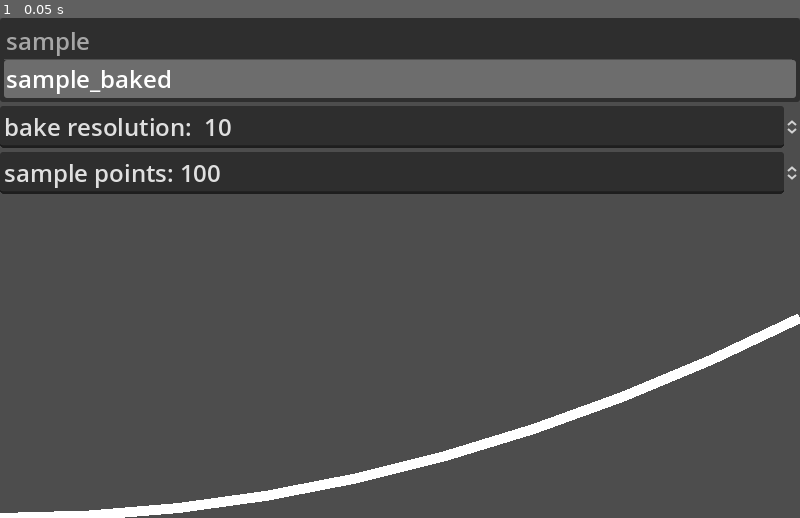
Above: before the commit, frame 1.
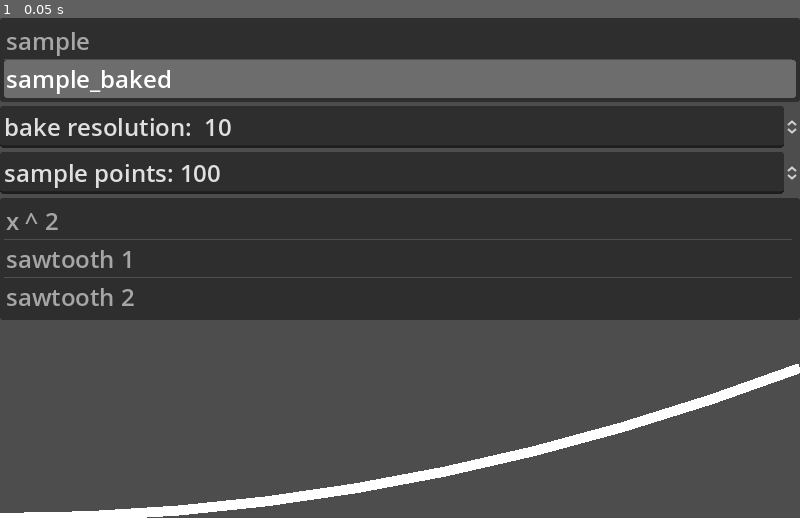
Above: after the commit, the same moment.

Repository: tektrip-biggles/Godot_MRP_CurveError
Game: Godot game, scene res://main.tscn
Two runs of this game, one before a commit and one after it. Both use one fixed random seed, a clock stepped at 60 frames per second and the inputs below.
Inputs:
- Up to frame 1 (0.05 s): no input

The runs differ from the first frame. In frame 1, 27% of the frame differs, in the area x 0-100%, y 36-100%.

Commit message:
Added selector to switch between curves & added both "sawtooth" curves from `test_curve.h`

Diff:
--- a/main.gd
+++ b/main.gd
@@ -6,17 +6,7 @@
 # Called when the node enters the scene tree for the first time.
 func _ready():
 	my_curve = Curve.new()
-	my_curve.add_point(Vector2(0.0,  0), 000, 000, Curve.TANGENT_FREE,Curve.TANGENT_FREE)
-	my_curve.add_point(Vector2(0.1,  1), 020, 020, Curve.TANGENT_FREE,Curve.TANGENT_FREE)
-	my_curve.add_point(Vector2(0.2,  4), 040, 040, Curve.TANGENT_FREE,Curve.TANGENT_FREE)
-	my_curve.add_point(Vector2(0.3,  9), 060, 060, Curve.TANGENT_FREE,Curve.TANGENT_FREE)
-	my_curve.add_point(Vector2(0.4, 16), 080, 080, Curve.TANGENT_FREE,Curve.TANGENT_FREE)
-	my_curve.add_point(Vector2(0.5, 25), 100, 100, Curve.TANGENT_FREE,Curve.TANGENT_FREE)
-	my_curve.add_point(Vector2(0.6, 36), 120, 120, Curve.TANGENT_FREE,Curve.TANGENT_FREE)
-	my_curve.add_point(Vector2(0.7, 49), 140, 140, Curve.TANGENT_FREE,Curve.TANGENT_FREE)
-	my_curve.add_point(Vector2(0.8, 64), 160, 160, Curve.TANGENT_FREE,Curve.TANGENT_FREE)
-	my_curve.add_point(Vector2(0.9, 81), 180, 180, Curve.TANGENT_FREE,Curve.TANGENT_FREE)
-	my_curve.add_point(Vector2(1.0,100), 200, 200, Curve.TANGENT_FREE,Curve.TANGENT_FREE)
+	switch_curve("x ^ 2")
 	$VBoxContainer/ItemList.select(1)
 	refresh()
 
@@ -24,6 +14,35 @@
 # Called every frame. 'delta' is the elapsed time since the previous frame.
 func _process(delta):
 	pass
+
+func switch_curve(curve_name):
+	my_curve.clear_points()
+	match curve_name:
+		"x ^ 2":
+			my_curve.add_point(Vector2(0.0, 0.00), 0.0, 0.0, Curve.TANGENT_FREE,Curve.TANGENT_FREE)
+			my_curve.add_point(Vector2(0.1, 0.01), 0.2, 0.2, Curve.TANGENT_FREE,Curve.TANGENT_FREE)
+			my_curve.add_point(Vector2(0.2, 0.04), 0.4, 0.4, Curve.TANGENT_FREE,Curve.TANGENT_FREE)
+			my_curve.add_point(Vector2(0.3, 0.09), 0.6, 0.6, Curve.TANGENT_FREE,Curve.TANGENT_FREE)
+			my_curve.add_point(Vector2(0.4, 0.16), 0.8, 0.8, Curve.TANGENT_FREE,Curve.TANGENT_FREE)
+			my_curve.add_point(Vector2(0.5, 0.25), 1.0, 1.0, Curve.TANGENT_FREE,Curve.TANGENT_FREE)
+			my_curve.add_point(Vector2(0.6, 0.36), 1.2, 1.2, Curve.TANGENT_FREE,Curve.TANGENT_FREE)
+			my_curve.add_point(Vector2(0.7, 0.49), 1.4, 1.4, Curve.TANGENT_FREE,Curve.TANGENT_FREE)
+			my_curve.add_point(Vector2(0.8, 0.64), 1.6, 1.6, Curve.TANGENT_FREE,Curve.TANGENT_FREE)
+			my_curve.add_point(Vector2(0.9, 0.81), 1.8, 1.8, Curve.TANGENT_FREE,Curve.TANGENT_FREE)
+			my_curve.add_point(Vector2(1.0, 1.00), 2.0, 2.0, Curve.TANGENT_FREE,Curve.TANGENT_FREE)
+
+		"sawtooth 1": # Taken from test_curve.h
+			my_curve.add_point(Vector2(0.00, 0.0))
+			my_curve.add_point(Vector2(0.25, 1.0))
+			my_curve.add_point(Vector2(0.50, 0.0))
+			my_curve.add_point(Vector2(0.75, 1.0))
+
+		"sawtooth 2": # Taken from test_curve.h
+			my_curve.add_point(Vector2(0.00, 0.0), 0.0, 0.0, Curve.TANGENT_LINEAR, Curve.TANGENT_LINEAR)
+			my_curve.add_point(Vector2(0.25, 1.0), 0.0, 0.0, Curve.TANGENT_LINEAR, Curve.TANGENT_LINEAR)
+			my_curve.add_point(Vector2(0.50, 0.0), 0.0, 0.0, Curve.TANGENT_LINEAR, Curve.TANGENT_LINEAR)
+			my_curve.add_point(Vector2(0.75, 1.0), 0.0, 0.0, Curve.TANGENT_LINEAR, Curve.TANGENT_LINEAR)
+
 
 func refresh():
 	var bake_resolution  = $VBoxContainer/BakeResolution.value
@@ -34,16 +53,17 @@
 	var use_baked = $VBoxContainer/ItemList.is_selected(1)
 	#var use_baked = $VBoxContainer/CheckBox.button_pressed
 	var curve_line : Line2D = $CurveLine
+	var curve_height = 150
 	curve_line.clear_points()
 	if use_baked:
 		$VBoxContainer/CheckBox.text = "sample_baked"
 		for i in sample_points:
-			curve_line.add_point(Vector2(i * distance_between_points, 500 - (2 * my_curve.sample_baked(i * sample_interval))))
+			curve_line.add_point(Vector2(i * distance_between_points, 500 - (curve_height * my_curve.sample_baked(i * sample_interval))))
 
 	else:
 		$VBoxContainer/CheckBox.text = "sample"
 		for i in sample_points:
-			curve_line.add_point(Vector2(i * distance_between_points, 500 - (2 * my_curve.sample(i * sample_interval))))
+			curve_line.add_point(Vector2(i * distance_between_points, 500 - (curve_height * my_curve.sample(i * sample_interval))))
 
 
 func _on_check_box_toggled(button_pressed):
@@ -60,3 +80,8 @@
 
 func _on_item_list_item_selected(index):
 	refresh()
+
+
+func _on_curve_list_item_selected(index):
+	switch_curve($VBoxContainer/CurveList.get_item_text(index))
+	refresh()
--- a/main.tscn
+++ b/main.tscn
@@ -51,7 +51,17 @@
 value = 100.0
 prefix = "sample points:"
 
+[node name="CurveList" type="ItemList" parent="VBoxContainer"]
+layout_mode = 2
+allow_reselect = true
+auto_height = true
+item_count = 3
+item_0/text = "x ^ 2"
+item_1/text = "sawtooth 1"
+item_2/text = "sawtooth 2"
+
 [connection signal="toggled" from="VBoxContainer/CheckBox" to="." method="_on_check_box_toggled"]
 [connection signal="item_selected" from="VBoxContainer/ItemList" to="." method="_on_item_list_item_selected"]
 [connection signal="value_changed" from="VBoxContainer/BakeResolution" to="." method="_on_bake_resolution_value_changed"]
 [connection signal="value_changed" from="VBoxContainer/SamplePoints" to="." method="_on_sample_points_value_changed"]
+[connection signal="item_selected" from="VBoxContainer/CurveList" to="." method="_on_curve_list_item_selected"]
